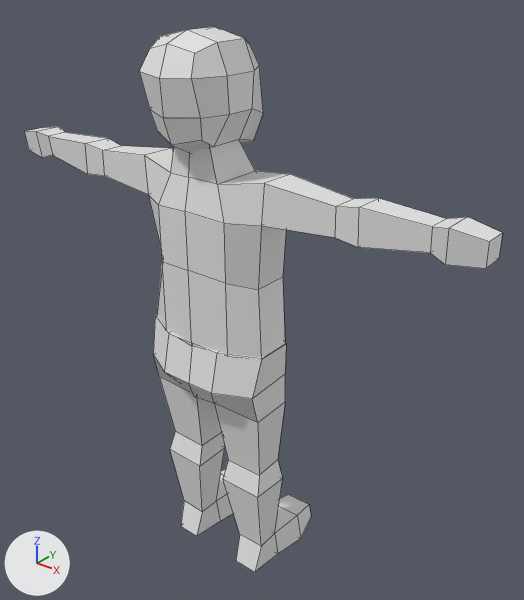
The FBX model assets/models/fairy.fbx, before and after one commit.
Camera for both pictures: a 50 mm lens placed at (8.64, -9.22, 2.18), pointed at (0.39, 1.1, -4.22). Every picture has the same lights, and +X, +Y and +Z are marked at lower left. Mesh edges are drawn as thin lines.

Names of what the first picture shows: 'Head', 'Legs', 'Torso'.
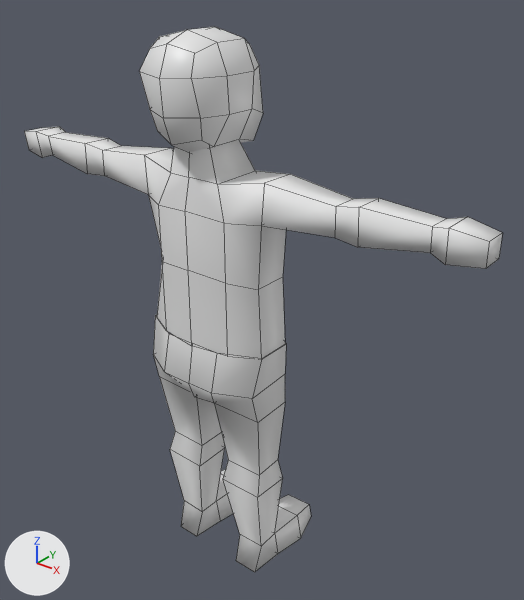
Where the change shows, as pixel boxes (x1, y1, x2, y2) in the pictures (524 x 600 px):
part 1 of me_cube_003, shading changed
    both: (139, 27, 263, 152)
part 2 of me_cube_005, deleted
    before: (155, 315, 286, 359)
part 4 of me_cube_004, shading changed
    both: (24, 127, 502, 358)

Patch to the scene script:
```diff
--- a/assets/models/fairy.fbx.py
+++ b/assets/models/fairy.fbx.py
@@ me_cube_005 @@
 # used by ob_legs; location = (0.0, 0.0, 0.0)
 # verts and faces of me_cube_005; kept vertices keep their numbers, new ones are numbered from 78
 # before: 1 (-1.41, -0.18, -4.63) at pixel (155, 315), 3 (-1.4, 0.58, -4.63), 5 (-0.63, 0.98, -4.63), 6 (-0.63, -0.55, -4.63) at pixel (168, 333), 37 (1.41, -0.18, -4.63) at pixel (261, 358)
 # before: 39 (1.4, 0.58, -4.63) at pixel (286, 343), 41 (0.63, 0.98, -4.63), 42 (0.63, -0.55, -4.63) at pixel (216, 353), 45 (0.0, 0.98, -4.63), 47 (0.0, -0.56, -4.63) at pixel (192, 343)
-me_cube_005.from_pydata(...)  # 78 vertices, 76 faces; spans x -1.41..1.41, y -0.74..2.1, z -10.2..-4.63
+me_cube_005.from_pydata(...)  # 78 vertices, 72 faces; spans x -1.41..1.41, y -0.74..2.1, z -10.2..-4.63
+# me_cube_005 part 2
+delete_faces([(1, 6, 5, 3), (5, 6, 47, 45), (37, 39, 41, 42), (41, 45, 47, 42)])
+# me_cube_005 part 3: the surface is now shaded smooth
@@ me_cube_004 @@
 me_cube_004.from_pydata(...)  # 86 vertices, 78 faces; spans x -5.29..5.29, y -0.58..1.02, z -4.67..-0.67
 # used by ob_torso; location = (0.0, 0.0, 0.0)
+# me_cube_004 part 4: edges marked sharp go from 146 to 0
@@ me_cube_003 @@
 me_cube_003.from_pydata(...)  # 44 vertices, 42 faces; spans x -0.88..0.88, y -1.0..1.0, z -1.0..1.0
 # used by ob_head; location = (0.0, 0.0, 0.0)
+# me_cube_003 part 1: edges marked sharp go from 84 to 0
 me_cube_003.materials.append(mat_material)
```
